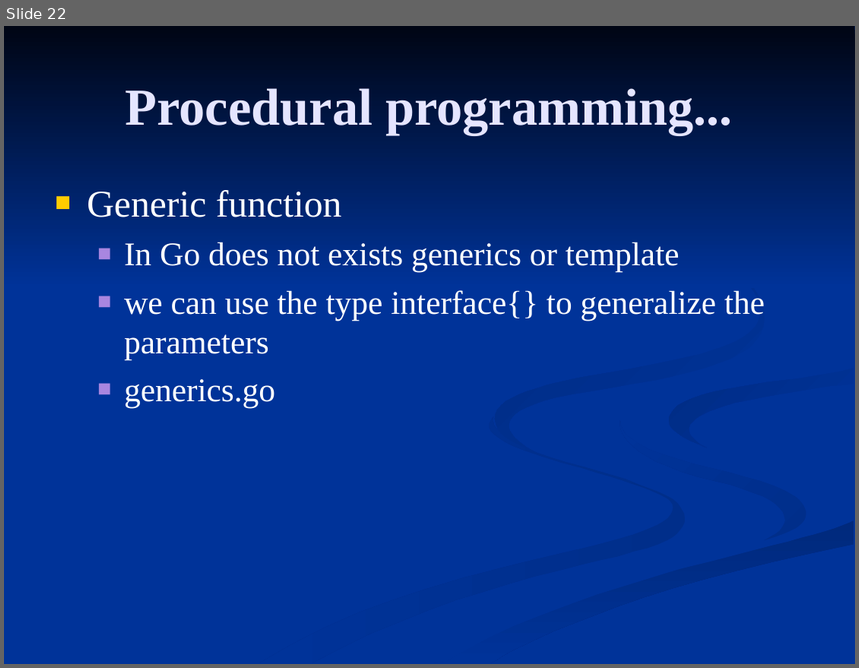
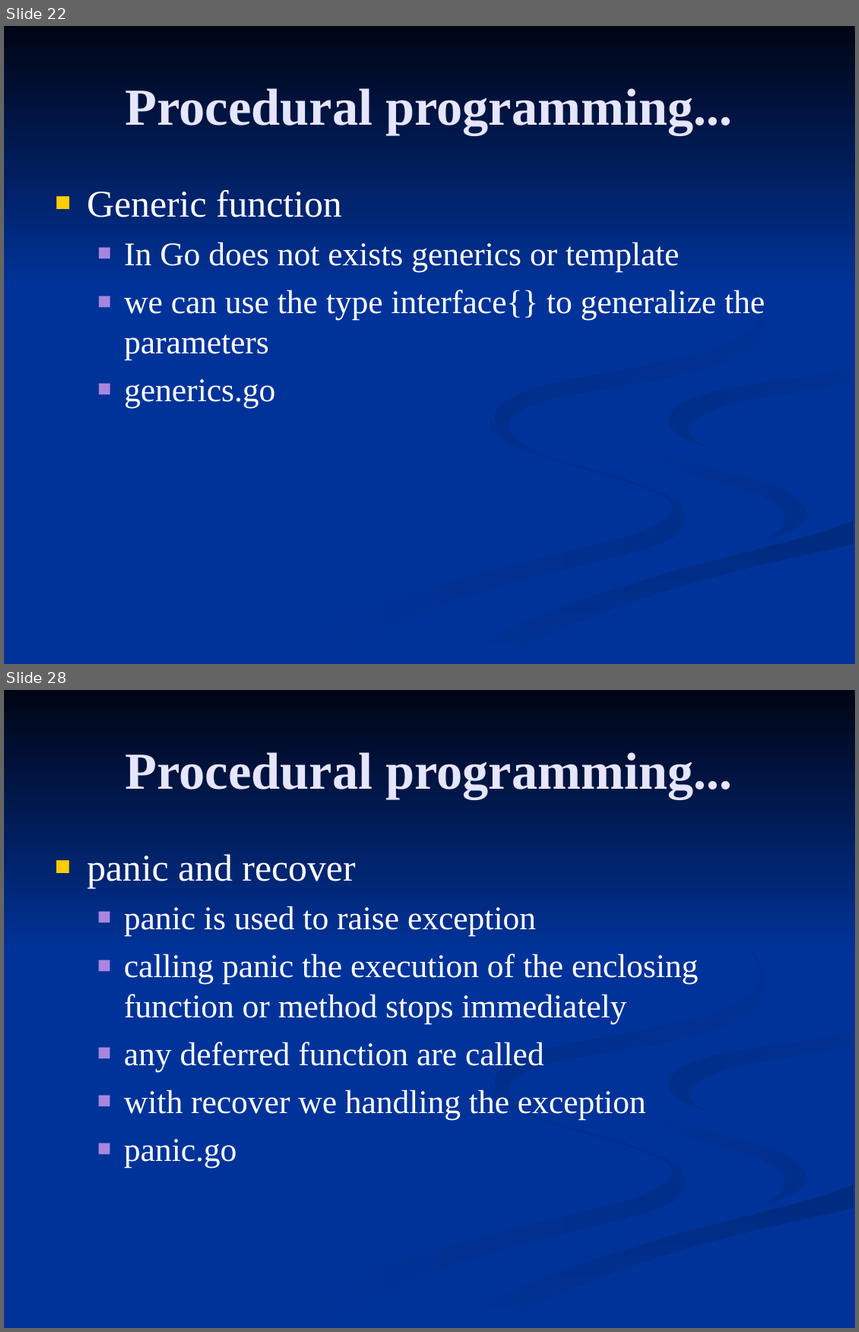
Before and after one commit to FrancoMelandri/GoLang, a slide deck: golang.ppt. Shown one above the other, each under a label of ours: slide 22 before the commit, slides 22 and 28 after it; the slides between them are not shown. The pictures are 859x668 and 859x1332 pixels, drawn with LibreOffice and Linux fonts; fonts in the diff are those of the drawing. Boxes give left, top, right and bottom in pixels: in the first picture for what was removed or moved away, otherwise in the second. Text is boxed around its words. In the diff, an @@ line names an element or a change of style, - is before the commit and + after.

Commit message:
Presentation (4)

```diff
--- a/golang.ppt
+++ b/golang.ppt
@@ slide 28 added at [4,690,855,1328], background #003399; not listed: 7 template elements that a slide beside it also shows @@
@@ title added at [126,752,733,799], 44 pt, text #E5E5FF, bold @@
+Procedural programming...
@@ text added at [87,854,699,1168], 28 pt, text #FFFFFF @@
+■ panic and recover
+  ■ panic is used to raise exception
+  ■ calling panic the execution of the enclosing function or method stops immediately
+  ■ any deferred function are called
+  ■ with recover we handling the exception
+  ■ panic.go
@@ slide 22 changed as well @@
@@ freeform shape at [495,224,765,452]: fill gradient #003399 to #002B81 to gradient #002B82 to #003399 @@
```
Also in this commit, not shown: 21 other slides changed, 5 other slides added, 3 other files.
